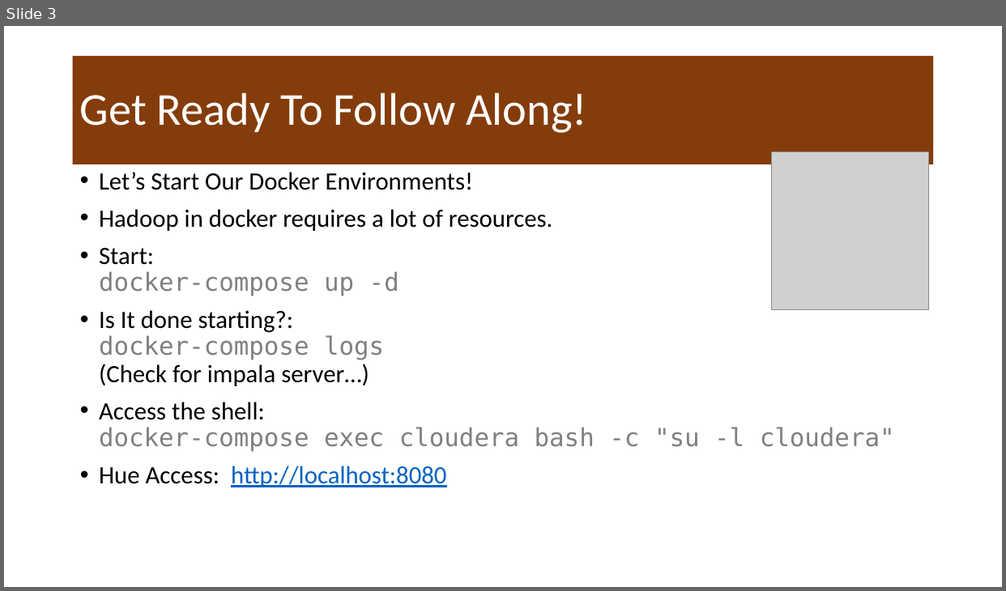
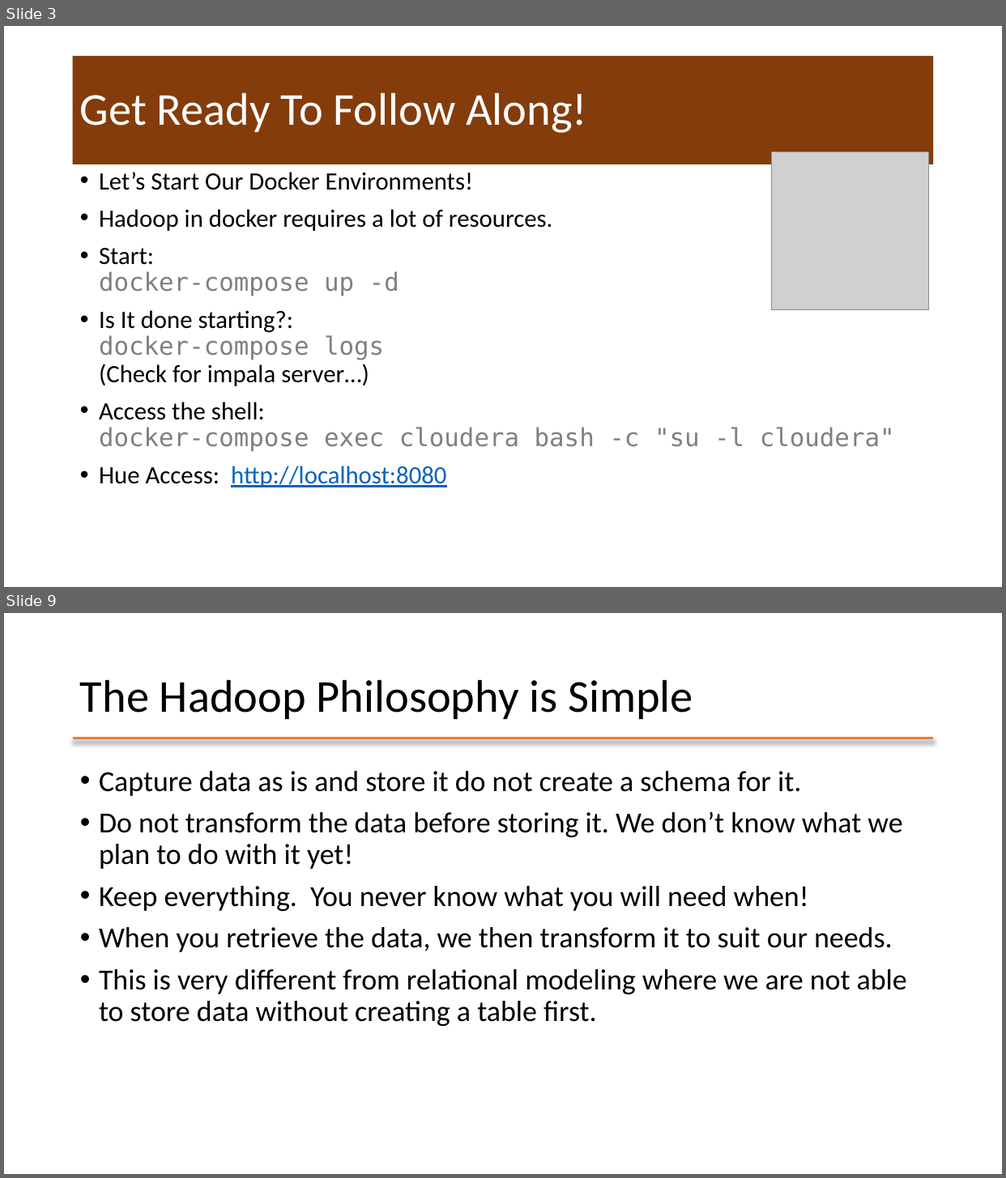
Before and after one commit to mafudge/ist769-old, a slide deck: content/C-Hadoop/C-Hadoop.pptx. Shown one above the other, each under a label of ours: slide 3 before the commit, slides 3 and 9 after it; the slides between them are not shown. The pictures are 1006x591 and 1006x1178 pixels, drawn with LibreOffice and Linux fonts; fonts in the diff are those of the drawing; grey boxes stand for pictures. Boxes give left, top, right and bottom in pixels: in the first picture for what was removed or moved away, otherwise in the second. Text is boxed around its words. In the diff, an @@ line names an element or a change of style, - is before the commit and + after.

Commit message:
hadoop c

```diff
--- a/content/C-Hadoop/C-Hadoop.pptx
+++ b/content/C-Hadoop/C-Hadoop.pptx
@@ slide 9 added at (4, 613, 1002, 1174), background #FFFFFF @@
@@ title added at (80, 679, 693, 719), 44 pt, text #000000 @@
+The Hadoop Philosophy is Simple
@@ line added from (73, 738) to (934, 738), #ED7D31 2.25 pt @@
@@ text added at (99, 771, 907, 1026), 28 pt, text #000000 @@
+• Capture data as is and store it do not create a schema for it.
+• Do not transform the data before storing it. We don’t know what we plan to do with it yet!
+• Keep everything. You never know what you will need when!
+• When you retrieve the data, we then transform it to suit our needs.
+• This is very different from relational modeling where we are not able to store data without creating a table first.
```
Also in this commit, not shown: 35 other slides added, 1 slide removed.
